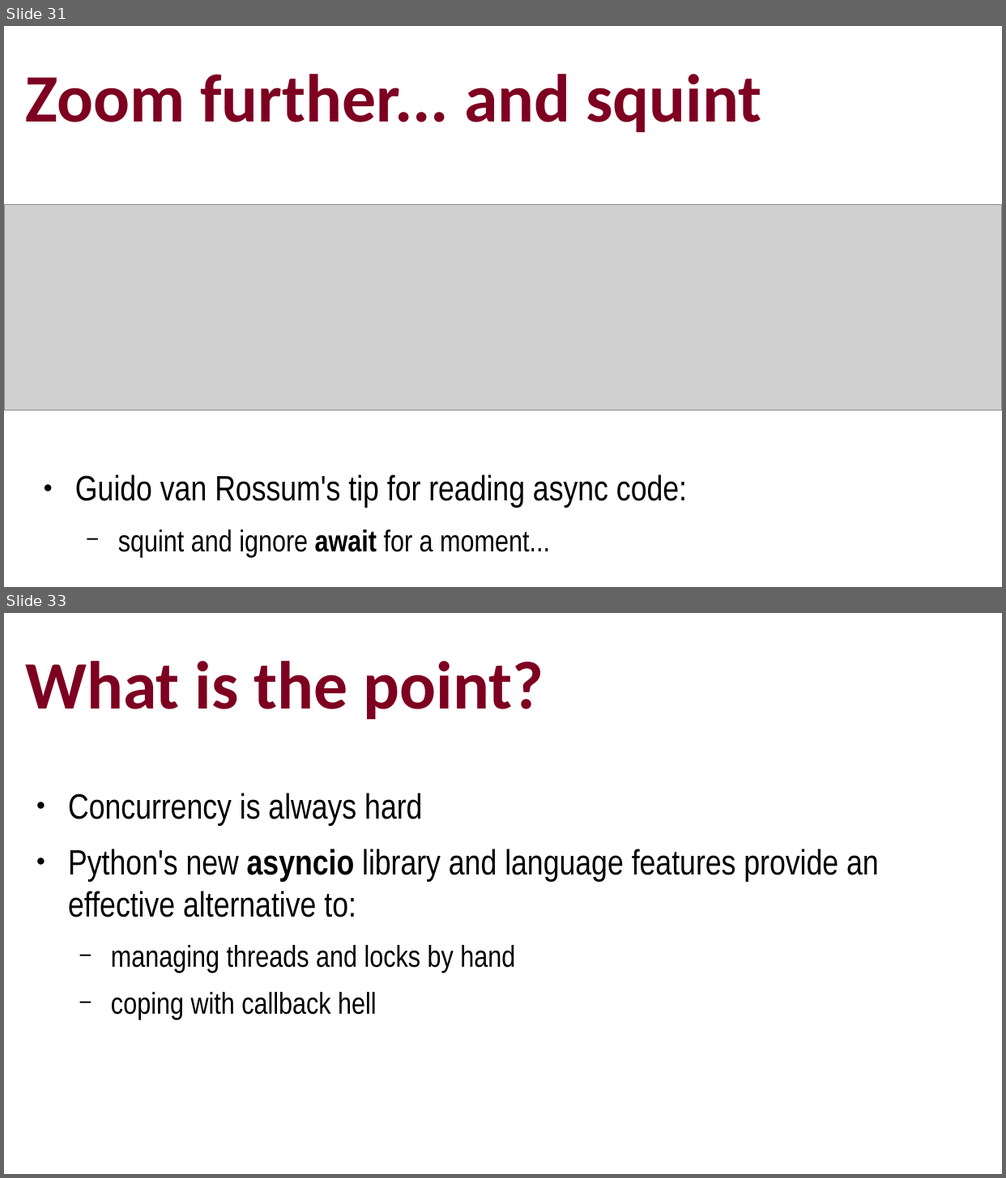
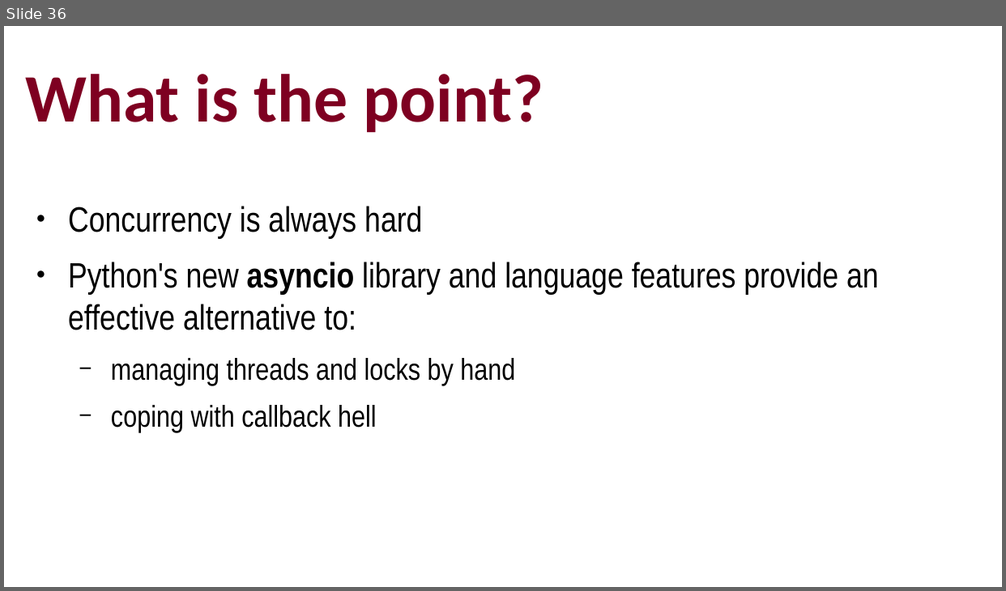
Before and after one commit to ramalho/platespinning, a slide deck: plate-spinning-oscon-eu.odp. Shown one above the other, each under a label of ours: slides 31 and 33 before the commit, slide 36 after it; the slides between them are not shown. The pictures are 1006x1178 and 1006x591 pixels, drawn with LibreOffice and Linux fonts; fonts in the diff are those of the drawing; grey boxes stand for pictures. Boxes give left, top, right and bottom in pixels: in the first picture for what was removed or moved away, otherwise in the second. Text is boxed around its words. In the diff, an @@ line names an element or a change of style, - is before the commit and + after.

```diff
--- a/plate-spinning-oscon-eu.odp
+++ b/plate-spinning-oscon-eu.odp
@@ slide 31 removed at (4,26,1002,587), background #FFFFFF @@
@@ title removed at (25,74,761,133) @@
-Zoom further... and squint
@@ picture removed at (4,204,1002,411) @@
@@ text removed at (75,475,687,557) @@
-● Guido van Rossum's tip for reading async code:
-  − squint and ignore await for a moment...
@@ what was slide 33 is now slide 36 @@
```
Also in this commit, not shown: 13 slides changed, 4 slides added, 3 other files.
